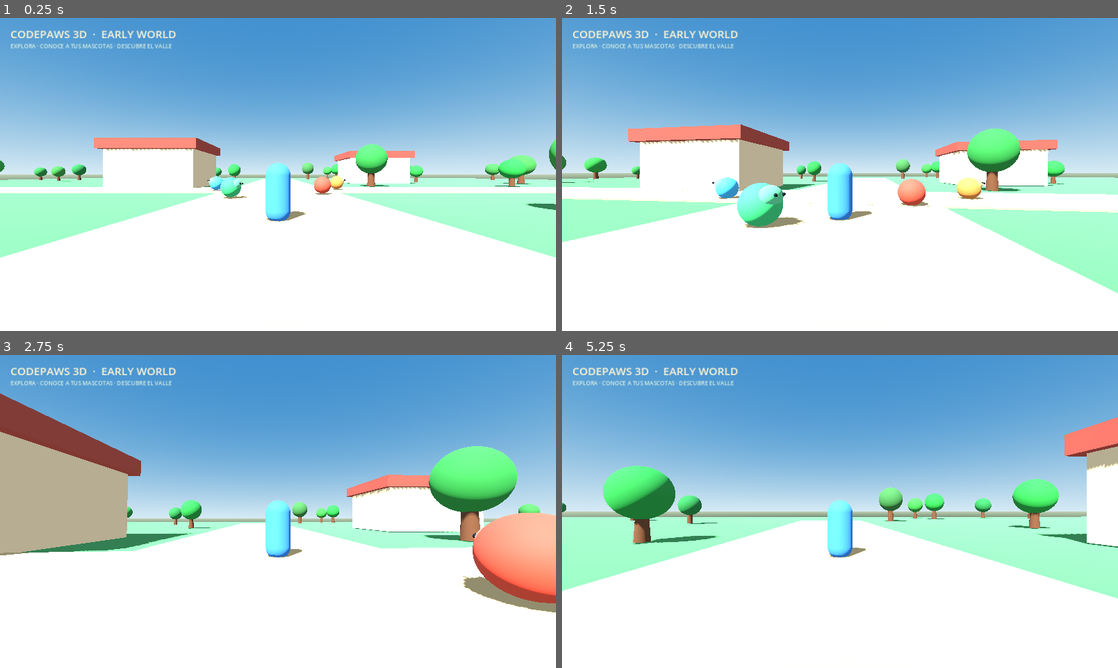
Above: before the commit, frames 1-4 (two rows, left to right).
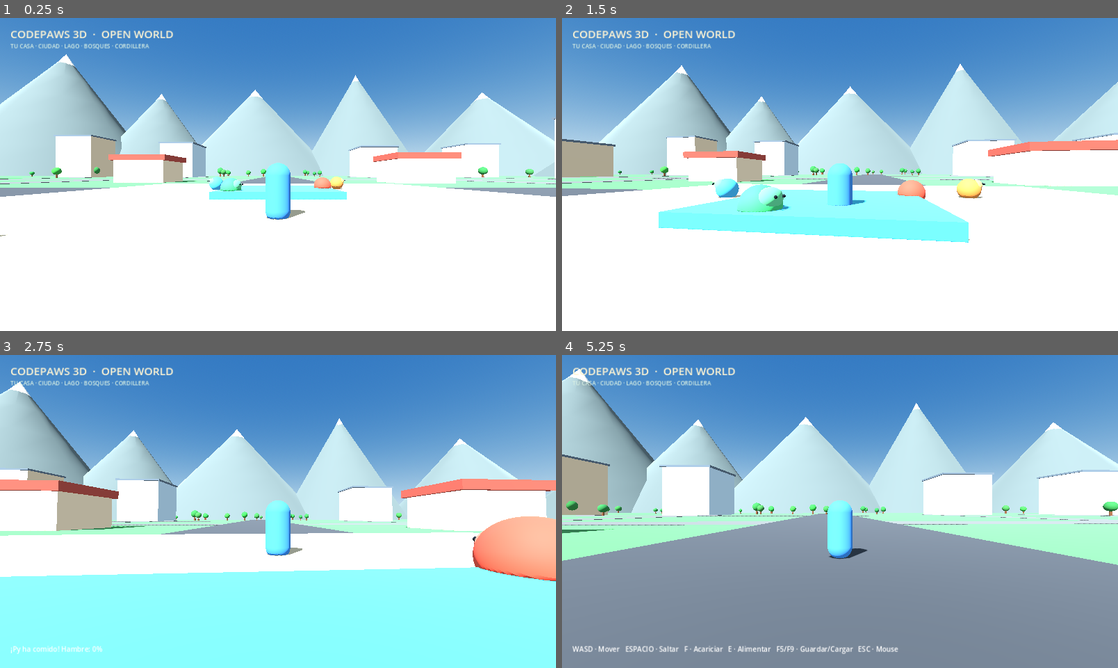
Above: after the commit, the same moments.

Repository: Reaccionador2Jeje/CodePaws
Game: Godot game, scene res://scenes/main.tscn
Two runs of this game, one before a commit and one after it. Both use one fixed random seed, a clock stepped at 60 frames per second and the inputs below.
Inputs (mouse positions are in pixels of both pictures, inside the frame that each line leads up to):
- Up to frame 1 (0.25 s): no input
- Up to frame 2 (1.5 s): tap Enter at 0.5 s; move the mouse to (867, 174) at 0.52 s; hold W (move_forward) from 0.53 s (still down); tap F (interact) at 0.6 s; click (867, 174) at 0.67 s; tap Space (jump) at 0.77 s; move the mouse to (812, 174) at 1.27 s; tap E at 1.35 s; click (812, 174) at 1.42 s
- Up to frame 3 (2.75 s): keep holding W (move_forward); tap Space (jump) at 1.52 s; move the mouse to (289, 505) at 2.02 s; tap F (interact) at 2.1 s; click (289, 505) at 2.17 s
- Up to frame 4 (5.25 s): keep holding W (move_forward); move the mouse to (834, 517) at 2.77 s; tap E at 2.85, 4.35 s; click (834, 517) at 2.92 s; tap Space (jump) at 3.02, 3.77, 4.52 s; move the mouse to (878, 514) at 3.52 s; tap F (interact) at 3.6, 5.1 s; click (878, 514) at 3.67 s; move the mouse to (795, 508) at 4.27 s; click (795, 508) at 4.42 s; move the mouse to (845, 511) at 5.02 s; click (845, 511) at 5.17 s

The runs differ from the first frame. In frame 1, 28% of the frame differs, in the area x 0-100%, y 4-77%; in frame 2, 31%; in frame 3, 55%; in frame 4, 65%, in the area x 0-100%, y 4-100%.

Commit message:
Expand CodePaws into a large valley city open world

Diff:
--- a/godot/scripts/world.gd
+++ b/godot/scripts/world.gd
@@ -40,9 +40,9 @@
 		_show_message(_nearby_pet.interact())
 	elif _message_timer <= 0.0:
 		if _nearby_pet:
-			_message_label.text = "F  ·  Interactuar con " + _nearby_pet.pet_name
+			_message_label.text = "F · Interactuar con " + _nearby_pet.pet_name
 		else:
-			_message_label.text = "WASD · Mover    ESPACIO · Saltar    F · Acariciar    E · Alimentar    F5 · Guardar    F9 · Cargar    ESC · Mouse"
+			_message_label.text = "WASD · Mover   ESPACIO · Saltar   F · Acariciar   E · Alimentar   F5/F9 · Guardar/Cargar   ESC · Mouse"
 
 func _build_environment() -> void:
 	var world_environment := WorldEnvironment.new()
@@ -50,15 +50,15 @@
 	environment.background_mode = Environment.BG_SKY
 	var sky := Sky.new()
 	var sky_material := ProceduralSkyMaterial.new()
-	sky_material.sky_top_color = Color(0.20, 0.43, 0.68)
+	sky_material.sky_top_color = Color(0.16, 0.36, 0.62)
 	sky_material.sky_horizon_color = Color(0.72, 0.84, 0.91)
-	sky_material.ground_bottom_color = Color(0.18, 0.25, 0.20)
-	sky_material.ground_horizon_color = Color(0.62, 0.70, 0.58)
+	sky_material.ground_bottom_color = Color(0.16, 0.22, 0.18)
+	sky_material.ground_horizon_color = Color(0.56, 0.67, 0.54)
 	sky.sky_material = sky_material
 	environment.sky = sky
 	environment.ambient_light_source = Environment.AMBIENT_SOURCE_COLOR
 	environment.ambient_light_color = Color(0.72, 0.79, 0.86)
-	environment.ambient_light_energy = 0.75
+	environment.ambient_light_energy = 0.8
 	environment.tonemap_mode = Environment.TONE_MAPPER_FILMIC
 	world_environment.environment = environment
 	add_child(world_environment)
@@ -67,28 +67,102 @@
 	sun.rotation_degrees = Vector3(-48.0, -32.0, 0.0)
 	sun.light_energy = 1.25
 	sun.shadow_enabled = true
-	sun.directional_shadow_max_distance = 55.0
+	sun.directional_shadow_max_distance = 90.0
 	add_child(sun)
 
 func _build_world() -> void:
-	_add_box("Ground", Vector3(0, -0.55, 0), Vector3(150, 1, 150), Color(0.28, 0.55, 0.31), true)
-	_add_box("Village path", Vector3(0, 0.015, 0), Vector3(9, 0.08, 100), Color(0.72, 0.62, 0.43), false)
-	_add_box("Cross path", Vector3(0, 0.02, -5), Vector3(75, 0.08, 7), Color(0.72, 0.62, 0.43), false)
-	_add_box("Pond", Vector3(24, 0.0, 15), Vector3(17, 0.12, 13), Color(0.20, 0.57, 0.76), false)
-	_build_house(Vector3(-13, 0.0, -11))
-	_build_house(Vector3(16, 0.0, -23))
-	for i in range(65):
-		var x := randf_range(-65.0, 65.0)
-		var z := randf_range(-65.0, 65.0)
-		if absf(x) < 8.0 or (absf(x + 13.0) < 10.0 and absf(z + 11.0) < 9.0):
+	# Gran valle explorable: 700 x 700 metros.
+	_add_box("Valley ground", Vector3(0, -0.6, 0), Vector3(700, 1.2, 700), Color(0.28, 0.53, 0.30), true)
+
+	# Ciudad central con avenidas, calles secundarias y plaza.
+	_add_box("Main avenue north south", Vector3(0, 0.025, 0), Vector3(15, 0.08, 300), Color(0.22, 0.23, 0.24), false)
+	_add_box("Main avenue east west", Vector3(0, 0.03, 0), Vector3(300, 0.08, 15), Color(0.22, 0.23, 0.24), false)
+	for road_z in [-90.0, -45.0, 45.0, 90.0]:
+		_add_box("City street", Vector3(0, 0.02, road_z), Vector3(230, 0.06, 7), Color(0.34, 0.35, 0.34), false)
+	for road_x in [-90.0, -45.0, 45.0, 90.0]:
+		_add_box("City street", Vector3(road_x, 0.02, 0), Vector3(7, 0.06, 230), Color(0.34, 0.35, 0.34), false)
+
+	_add_box("Town square", Vector3(0, 0.08, 0), Vector3(32, 0.16, 32), Color(0.72, 0.67, 0.55), false)
+	_add_box("Fountain basin", Vector3(0, 0.32, 0), Vector3(7, 0.45, 7), Color(0.25, 0.63, 0.78), false)
+	_add_box("Park green", Vector3(62, 0.02, 62), Vector3(35, 0.08, 35), Color(0.20, 0.48, 0.25), false)
+
+	# La casa del jugador, cerca del punto inicial.
+	_build_house(Vector3(-13, 0.0, 18), true)
+	_build_house(Vector3(24, 0.0, -24))
+	_build_house(Vector3(-25, 0.0, -28))
+	_build_house(Vector3(28, 0.0, 28))
+	_build_house(Vector3(-68, 0.0, 25))
+	_build_house(Vector3(68, 0.0, -25))
+	_build_city_buildings()
+
+	# Lago y río al este de la ciudad.
+	_add_box("Blue lake", Vector3(190, -0.05, 90), Vector3(82, 0.18, 62), Color(0.16, 0.52, 0.76), false)
+	_add_box("River", Vector3(245, -0.02, 0), Vector3(22, 0.12, 260), Color(0.19, 0.55, 0.77), false)
+
+	# Cordillera alrededor del valle, visible desde la ciudad.
+	var mountain_positions := [
+		Vector3(-270, 0, -260), Vector3(-170, 0, -300), Vector3(-35, 0, -315),
+		Vector3(115, 0, -305), Vector3(260, 0, -260), Vector3(315, 0, -110),
+		Vector3(320, 0, 100), Vector3(260, 0, 270), Vector3(100, 0, 315),
+		Vector3(-80, 0, 315), Vector3(-245, 0, 260), Vector3(-320, 0, 80),
+		Vector3(-320, 0, -90)
+	]
+	for i in range(mountain_positions.size()):
+		_build_mountain(mountain_positions[i], randf_range(75.0, 125.0), randf_range(95.0, 155.0))
+
+	# Bosques y praderas más allá de la zona urbana.
+	for i in range(240):
+		var x := randf_range(-295.0, 295.0)
+		var z := randf_range(-295.0, 295.0)
+		if Vector2(x, z).length() < 112.0:
 			continue
-		_build_tree(Vector3(x, 0.0, z), randf_range(0.8, 1.35))
-
-func _build_house(origin: Vector3) -> void:
-	_add_box("House walls", origin + Vector3(0, 2.0, 0), Vector3(9, 4, 8), Color(0.91, 0.78, 0.59), true)
-	_add_box("Roof", origin + Vector3(0, 4.5, 0), Vector3(10, 1, 9), Color(0.63, 0.27, 0.22), false)
-	_add_box("Door", origin + Vector3(0, 1.0, -4.06), Vector3(1.5, 2, 0.12), Color(0.34, 0.20, 0.13), false)
+		if x > 145.0 and absf(z) < 145.0:
+			continue
+		_build_tree(Vector3(x, 0.0, z), randf_range(0.85, 1.65))
+
+func _build_city_buildings() -> void:
+	var positions := [
+		Vector3(-112, 0, -112), Vector3(-55, 0, -112), Vector3(55, 0, -112), Vector3(112, 0, -112),
+		Vector3(-112, 0, -55), Vector3(112, 0, -55), Vector3(-112, 0, 55), Vector3(112, 0, 55),
+		Vector3(-112, 0, 112), Vector3(-55, 0, 112), Vector3(55, 0, 112), Vector3(112, 0, 112)
+	]
+	var colors := [Color(0.83, 0.72, 0.57), Color(0.68, 0.77, 0.82), Color(0.82, 0.66, 0.54), Color(0.75, 0.76, 0.67)]
+	for i in range(positions.size()):
+		var size := Vector3(randf_range(16.0, 23.0), randf_range(12.0, 25.0), randf_range(16.0, 23.0))
+		_add_box("City building", positions[i] + Vector3(0, size.y * 0.5, 0), size, colors[i % colors.size()], true)
+		_add_box("Flat roof", positions[i] + Vector3(0, size.y + 0.35, 0), Vector3(size.x + 1.0, 0.7, size.z + 1.0), Color(0.35, 0.39, 0.42), false)
+
+func _build_house(origin: Vector3, player_home: bool = false) -> void:
+	var wall_color := Color(0.91, 0.80, 0.65) if player_home else Color(0.88, 0.77, 0.61)
+	var roof_color := Color(0.22, 0.43, 0.72) if player_home else Color(0.63, 0.27, 0.22)
+	_add_box("House walls", origin + Vector3(0, 2.0, 0), Vector3(9, 4, 8), wall_color, true)
+	_add_box("House roof", origin + Vector3(0, 4.5, 0), Vector3(10, 1, 9), roof_color, true)
+	_add_box("Front door", origin + Vector3(0, 1.0, -4.06), Vector3(1.5, 2, 0.12), Color(0.34, 0.20, 0.13), false)
 	_add_box("Window", origin + Vector3(-2.6, 2.5, -4.08), Vector3(1.5, 1.3, 0.12), Color(0.38, 0.72, 0.83), false)
+
+func _build_mountain(origin: Vector3, radius: float, height: float) -> void:
+	var mountain := MeshInstance3D.new()
+	var mountain_mesh := CylinderMesh.new()
+	mountain_mesh.top_radius = 1.5
+	mountain_mesh.bottom_radius = radius
+	mountain_mesh.height = height
+	mountain_mesh.radial_segments = 9
+	mountain_mesh.rings = 4
+	mountain.mesh = mountain_mesh
+	mountain.position = origin + Vector3(0, height * 0.5 - 1.0, 0)
+	mountain.material_override = _material(Color(0.35, 0.39, 0.38))
+	add_child(mountain)
+
+	var snow := MeshInstance3D.new()
+	var snow_mesh := CylinderMesh.new()
+	snow_mesh.top_radius = 0.0
+	snow_mesh.bottom_radius = radius * 0.24
+	snow_mesh.height = height * 0.28
+	snow_mesh.radial_segments = 9
+	snow.mesh = snow_mesh
+	snow.position = origin + Vector3(0, height * 0.88, 0)
+	snow.material_override = _material(Color(0.88, 0.92, 0.94))
+	add_child(snow)
 
 func _build_tree(origin: Vector3, scale_factor: float) -> void:
 	var trunk := MeshInstance3D.new()
@@ -100,6 +174,7 @@
 	trunk.position = origin + Vector3(0, scale_factor, 0)
 	trunk.material_override = _material(Color(0.37, 0.23, 0.13))
 	add_child(trunk)
+
 	var crown := MeshInstance3D.new()
 	var crown_mesh := SphereMesh.new()
 	crown_mesh.radius = 1.35 * scale_factor
@@ -132,18 +207,20 @@
 	var layer := CanvasLayer.new()
 	add_child(layer)
 	var title := Label.new()
-	title.text = "CODEPAWS 3D  ·  EARLY WORLD"
+	title.text = "CODEPAWS 3D  ·  OPEN WORLD"
 	title.position = Vector2(24, 18)
 	title.add_theme_font_size_override("font_size", 25)
 	title.add_theme_color_override("font_color", Color(1.0, 0.96, 0.83))
 	layer.add_child(title)
+
 	_message_label = Label.new()
 	_message_label.position = Vector2(24, 665)
-	_message_label.add_theme_font_size_override("font_size", 17)
+	_message_label.add_theme_font_size_override("font_size", 16)
 	_message_label.add_theme_color_override("font_color", Color.WHITE)
 	layer.add_child(_message_label)
+
 	var hint := Label.new()
-	hint.text = "EXPLORA · CONOCE A TUS MASCOTAS · DESCUBRE EL VALLE"
+	hint.text = "TU CASA · CIUDAD · LAGO · BOSQUES · CORDILLERA"
 	hint.position = Vector2(24, 55)
 	hint.add_theme_font_size_override("font_size", 13)
 	hint.add_theme_color_override("font_color", Color(0.85, 0.94, 0.89))
